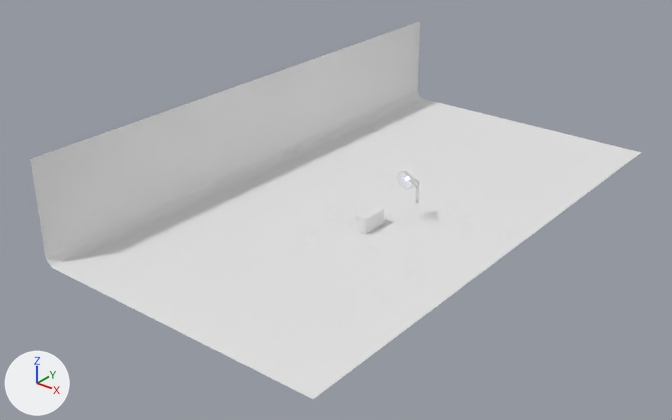
A saved change to the Blender file section 5/animated lamp.blend.
Both versions are drawn from a camera (50 mm lens) standing at (23.1, -32.2, 18.7) and looking at (-1.0, -2.2, 0.1). The axes (+X, +Y, +Z) are drawn at lower left. The lights are the same throughout.

The scene before the commit, as lines of its bpy script (objects in view):
```python
ob_backdrop = bpy.data.objects.new('Backdrop', me_plane)
ob_backdrop.location = (0.0, 0.0, 2.36)
ob_bench = bpy.data.objects.new('Bench', me_cube)
ob_bench.parent = ob_backdrop
ob_bench.location = (0.0, 0.0, 0.0)
ob_lamp = bpy.data.objects.new('Lamp', cu_primitives_001)
ob_lamp.location = (2.11, -0.62, 1.59)
```
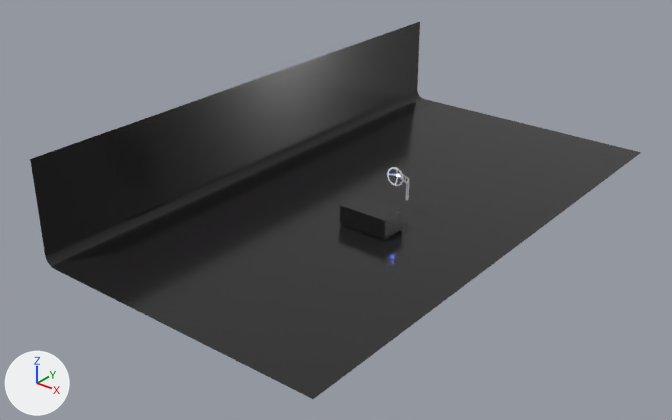
Commit message: Sec 5 113 Reflections Cycles vs. Eevee

Where the newer file only moved an object's origin or applied its transform, the numbers keep the older frame.

What differs and where, as boxes (x1, y1, x2, y2) in the pictures (672 x 420 px):
'Backdrop', recoloured (white to black)
    both: (30, 22, 641, 399)
'Bench', recoloured, reshaped (121% wider, 53% taller)
    before: (356, 205, 384, 234)
    after: (340, 195, 403, 240)
'Lamp', moved
    before: (397, 170, 419, 204)
    after: (387, 167, 409, 201)

The change in detail:
Material 'Reflection' (mat_reflection) is new.
Its base color is (0.0169, 0.0156, 0.0169) (black #232223).
Its roughness is 0.15.
me_plane has 16 vertices, 7 faces and spans x -7.1..7.1, y -13.5..13.5, z -2.4..2.4.
me_plane now uses material mat_reflection (black #232223).
me_cube has 8 vertices, 6 faces and spans x 0.899..1.446, y -3.124..-1.764, z 0.003..0.743.
me_cube is used by ob_bench; parent ob_backdrop; location (0.0, 0.0, 0.0).
Part 1, on me_cube:
Vertex 0 of me_cube moves from (0.899, -3.124, 0.003) at pixel (355, 230) to (0.002, -3.124, 0.074) at pixel (339, 223).
Vertex 1 of me_cube moves from (0.899, -3.124, 0.743) at pixel (355, 215) to (0.002, -3.124, 0.987) at pixel (339, 205).
Vertex 2 of me_cube moves from (0.899, -1.764, 0.003) to (0.002, -1.764, 0.074).
Vertex 3 of me_cube moves from (0.899, -1.764, 0.743) at pixel (374, 205) to (0.002, -1.764, 0.987) at pixel (358, 195).
Vertex 4 of me_cube moves from (1.446, -3.124, 0.003) at pixel (365, 234) to (2.463, -3.124, 0.074) at pixel (384, 239).
Vertex 5 of me_cube moves from (1.446, -3.124, 0.743) at pixel (365, 219) to (2.463, -3.124, 0.987) at pixel (385, 220).
Vertex 6 of me_cube moves from (1.446, -1.764, 0.003) at pixel (383, 223) to (2.463, -1.764, 0.074) at pixel (402, 228).
Vertex 7 of me_cube moves from (1.446, -1.764, 0.743) at pixel (384, 208) to (2.463, -1.764, 0.987) at pixel (403, 209).
me_cube now uses material mat_reflection (black #232223).
Object 'Lamp' (ob_lamp) moves from (2.11, -0.62, 1.59) to (1.57, -0.62, 1.59).
